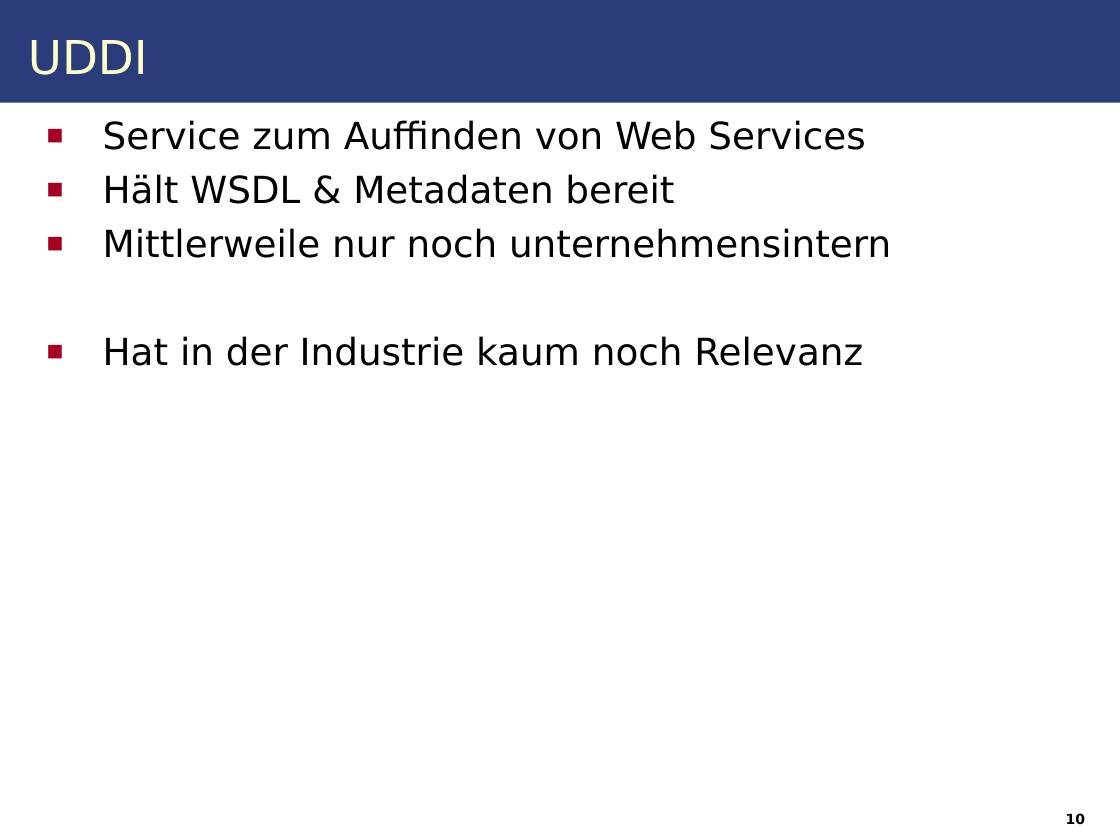
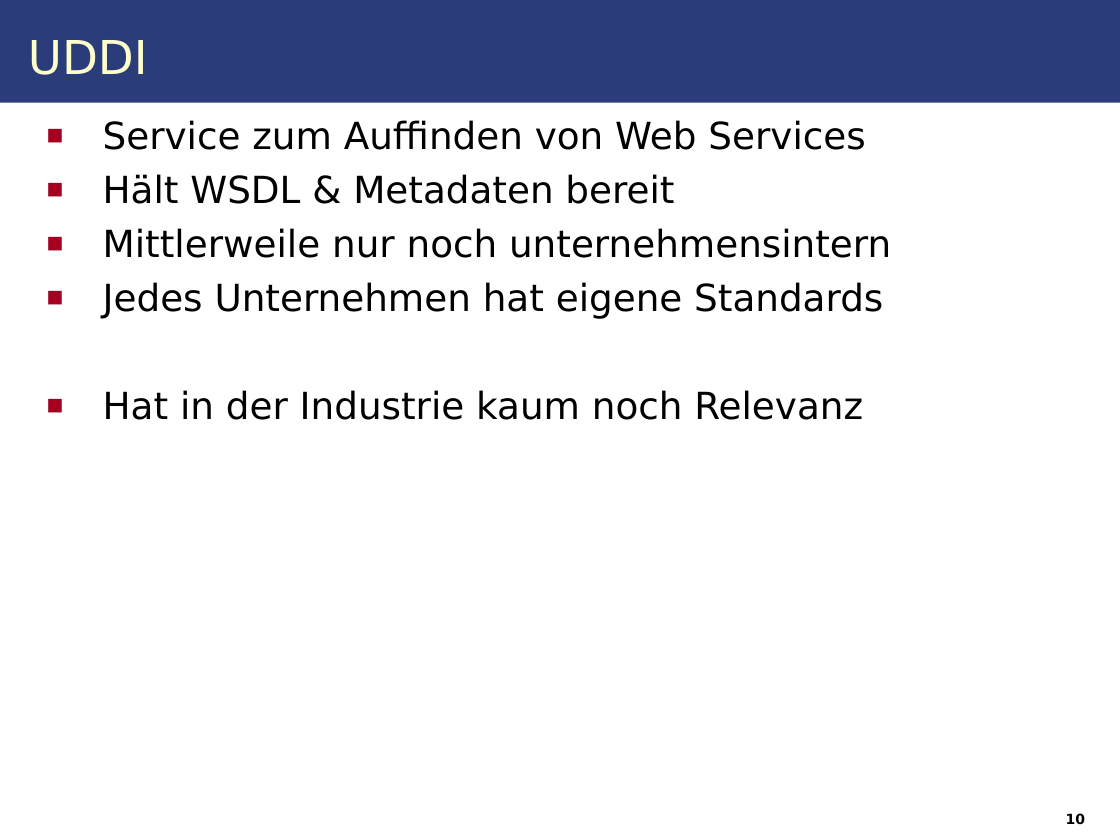
Before and after one commit to IAAS/decidr, a slide deck: slide 10 of seminars/rr/presentation/Web_Services.odp. Drawn at 1120x840 pixels with LibreOffice and Linux fonts; fonts in the diff are those of the drawing. Boxes give left, top, right and bottom in pixels: in the first picture for what was removed or moved away, otherwise in the second. Text is boxed around its words. In the diff, an @@ line names an element or a change of style, - is before the commit and + after.

```diff
--- a/seminars/rr/presentation/Web_Services.odp
+++ b/seminars/rr/presentation/Web_Services.odp
@@ text at [103, 282, 883, 319]: paragraph added @@
+■ Jedes Unternehmen hat eigene Standards
```
Also in this commit, not shown: 9 other slides changed, 1 slide added.
